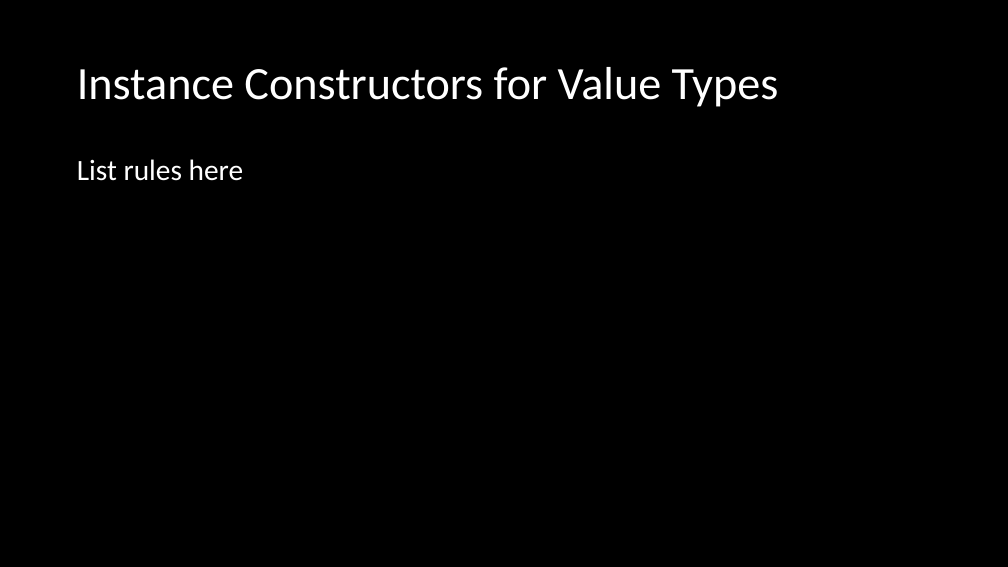
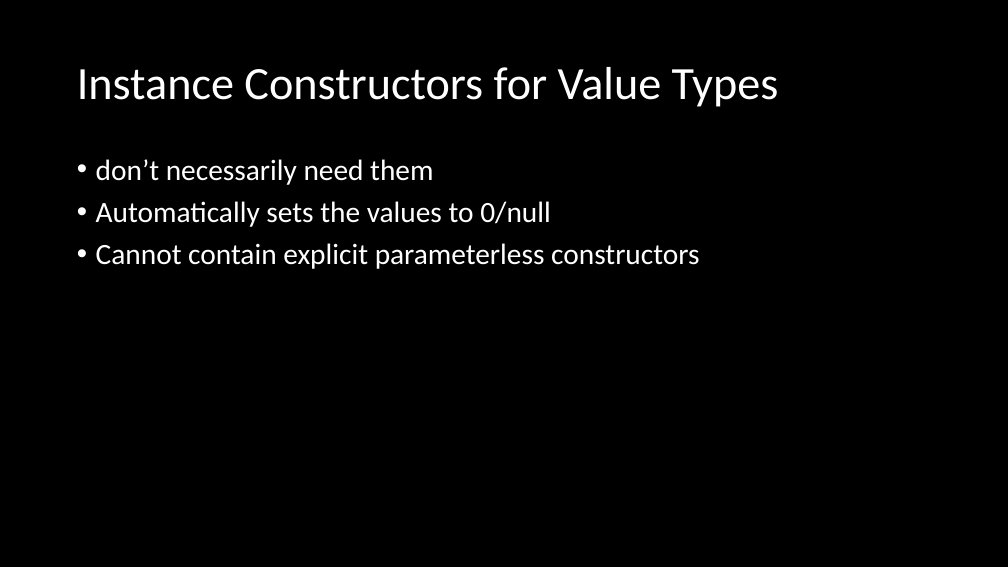
Before and after one commit to microsoft/Flash_University, a slide deck: slide 7 of CLR_via_CSharp/Chapter8/Methods.pptx. Drawn at 1008x567 pixels with LibreOffice and Linux fonts; fonts in the diff are those of the drawing. Boxes give left, top, right and bottom in pixels: in the first picture for what was removed or moved away, otherwise in the second. Text is boxed around its words. In the diff, an @@ line names an element or a change of style, - is before the commit and + after.

```diff
--- a/CLR_via_CSharp/Chapter8/Methods.pptx
+++ b/CLR_via_CSharp/Chapter8/Methods.pptx
@@ text at (96,159,699,269): text changed @@
-List rules here
+• don’t necessarily need them
+• Automatically sets the values to 0/null
+• Cannot contain explicit parameterless constructors
```
Also in this commit, not shown: 4 slides added, 9 other files.
